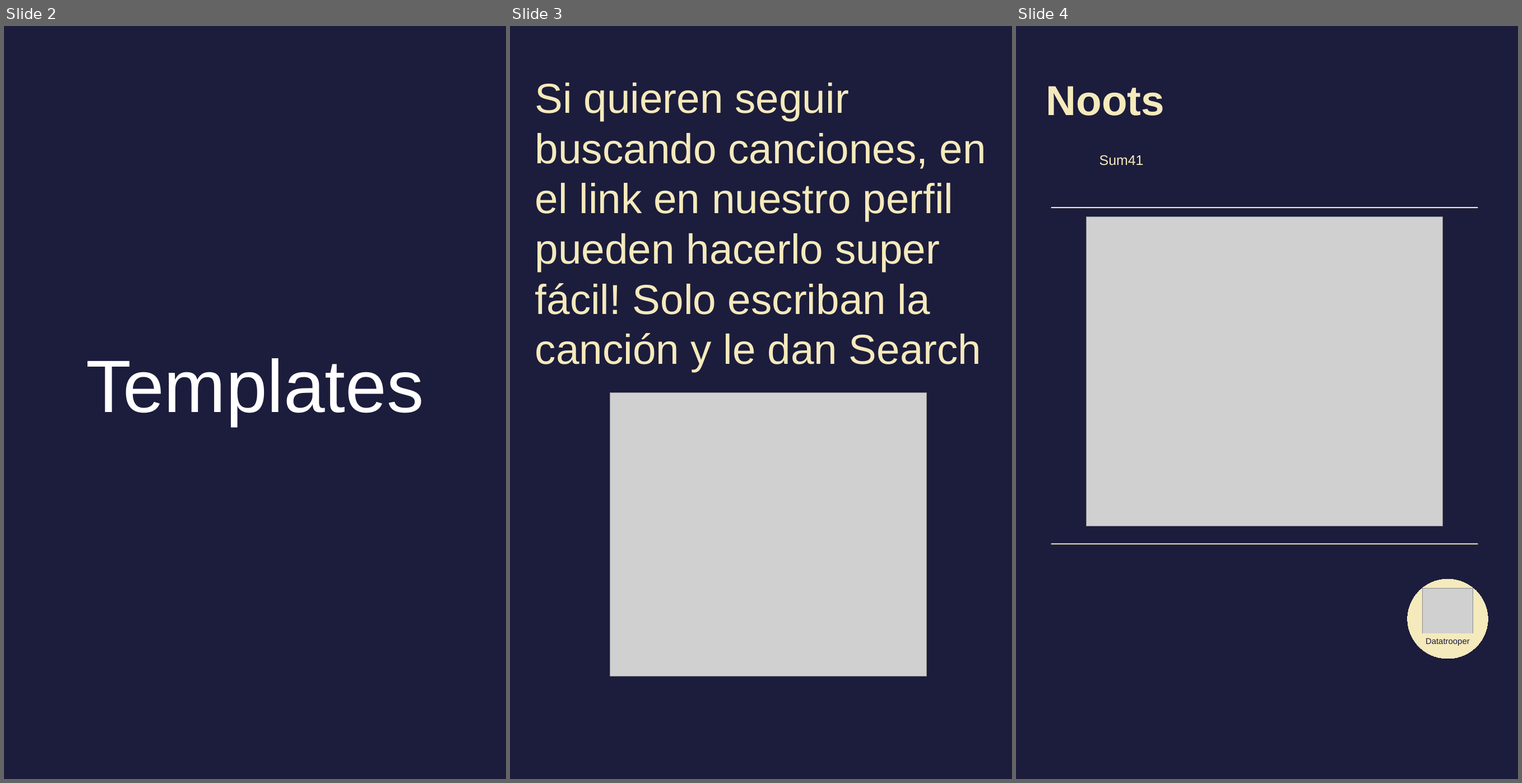
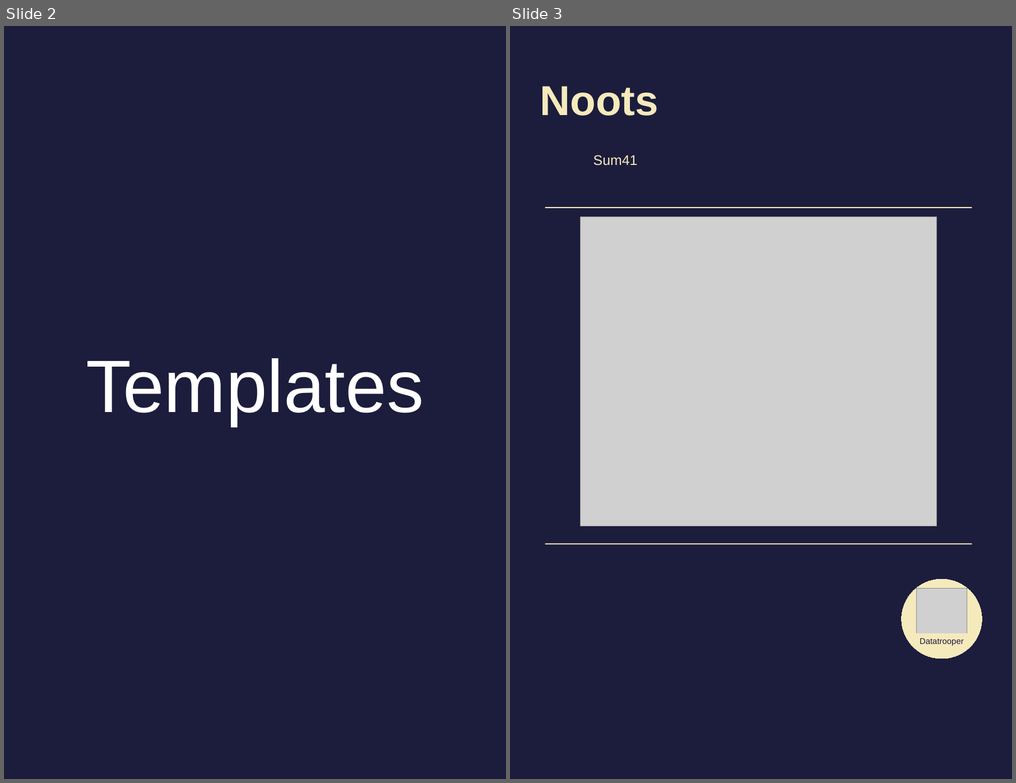
Before and after one commit to datatrooper/instatrooper, a slide deck: styles/instagram_templates_story.odp. Shown side by side, each under a label of ours: slides 2, 3 and 4 before the commit, slides 2 and 3 after it. The pictures are 1522x783 and 1016x783 pixels, drawn with LibreOffice and Linux fonts; fonts in the diff are those of the drawing; grey boxes stand for pictures. Boxes give left, top, right and bottom in pixels: in the first picture for what was removed or moved away, otherwise in the second. Text is boxed around its words. In the diff, an @@ line names an element or a change of style, - is before the commit and + after.

```diff
--- a/styles/instagram_templates_story.odp
+++ b/styles/instagram_templates_story.odp
@@ slide 3 removed at box(510, 26, 1012, 779), background #1C1C3C @@
@@ title removed at box(535, 83, 986, 372) @@
-Si quieren seguir buscando canciones, en el link en nuestro perfil pueden hacerlo super fácil! Solo escriban la canción y le dan Search
@@ picture removed at box(610, 392, 927, 676) @@
@@ what was slide 4 is now slide 3 @@
```
Also in this commit, not shown: 1 slide added, 1 other slide removed, 7 other files.
